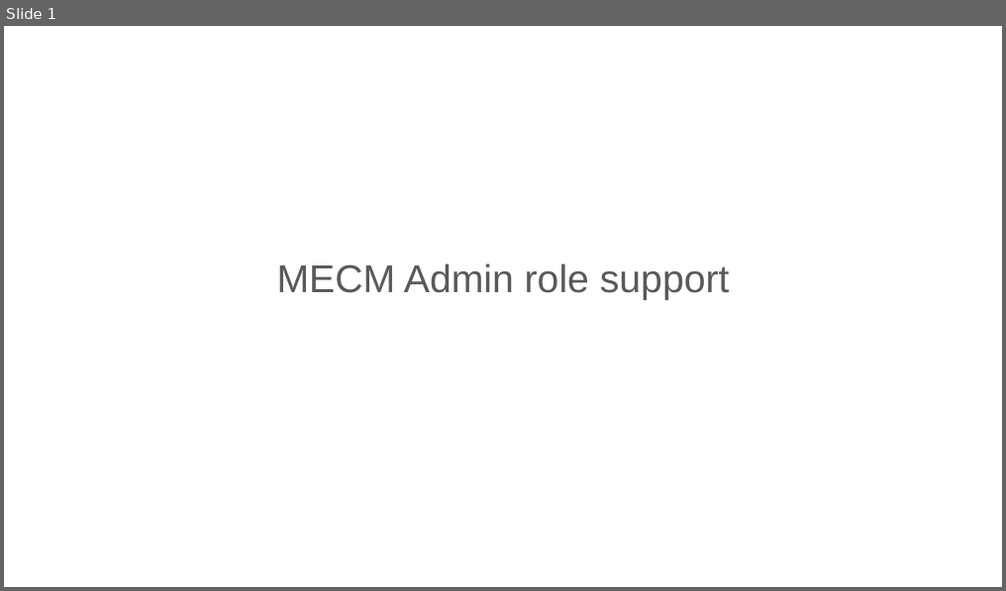
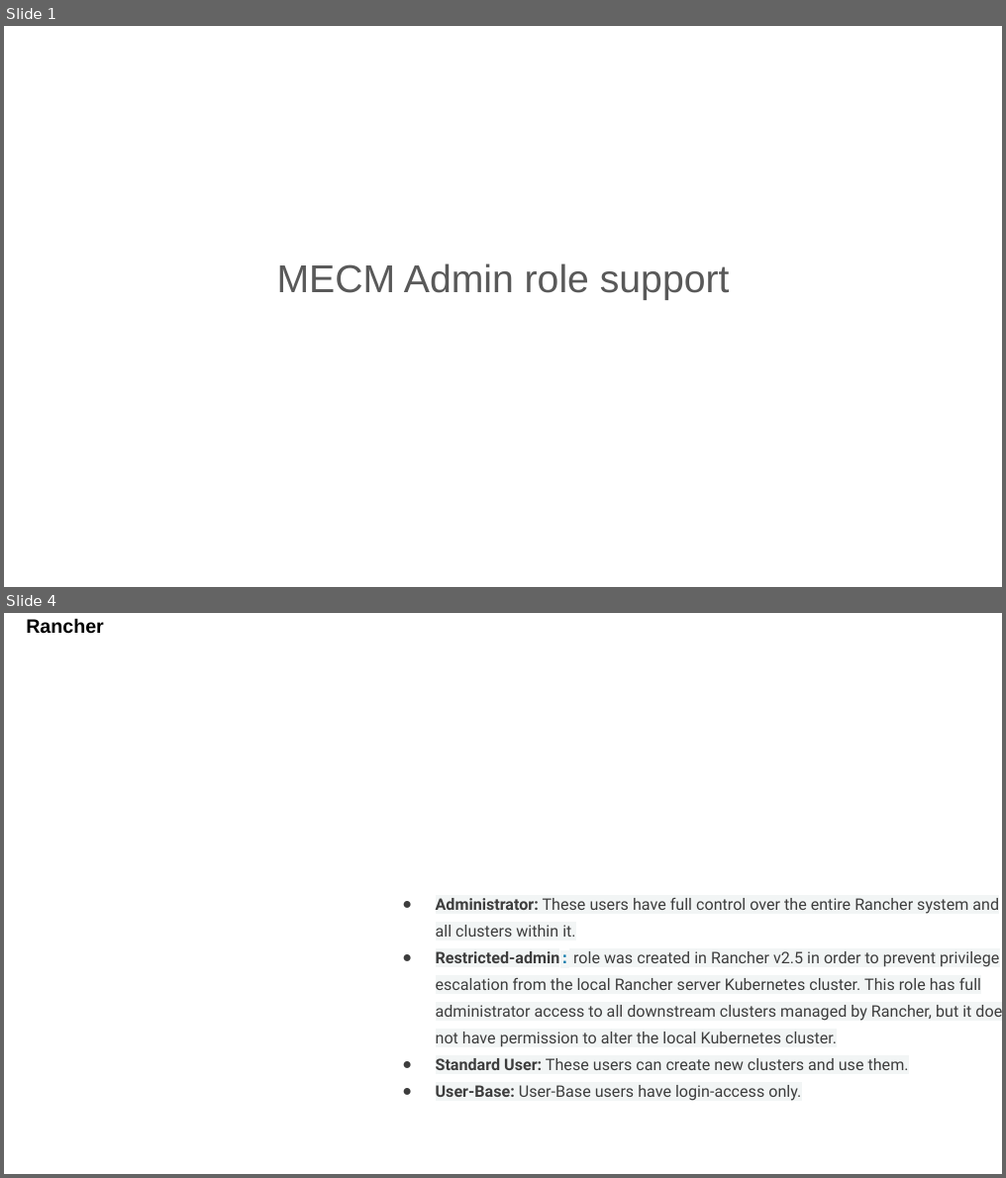
Before and after one commit to EdgeGallery/community, a slide deck: MECM PT/Release V1.1/MECM admin role support.pptx. Shown one above the other, each under a label of ours: slide 1 before the commit, slides 1 and 4 after it; the slides between them are not shown. The pictures are 1006x591 and 1006x1178 pixels, drawn with LibreOffice and Linux fonts; fonts in the diff are those of the drawing; background and template pictures are left out. Boxes give left, top, right and bottom in pixels: in the first picture for what was removed or moved away, otherwise in the second. Text is boxed around its words. In the diff, an @@ line names an element or a change of style, - is before the commit and + after.

Commit message:
mecm admin role support

```diff
--- a/MECM PT/Release V1.1/MECM admin role support.pptx
+++ b/MECM PT/Release V1.1/MECM admin role support.pptx
@@ slide 4 added at box(4, 613, 1002, 1174), background picture (left out) @@
@@ text added at box(26, 618, 104, 634), 14 pt, text #000000, bold @@
+Rancher
@@ text added at box(436, 898, 999, 1101), 11.5 pt, text #3D3D3D @@
+● Administrator: These users have full control over the entire Rancher system and all clusters within it.
+● Restricted-admin: role was created in Rancher v2.5 in order to prevent privilege escalation from the local Rancher server Kubernetes cluster. This role has full administrator access to all downstream clusters managed by Rancher, but it does not have permission to alter the local Kubernetes cluster.
+● Standard User: These users can create new clusters and use them.
+● User-Base: User-Base users have login-access only.
```
Also in this commit, not shown: 2 slides changed, 10 other slides added, 1 slide removed.
